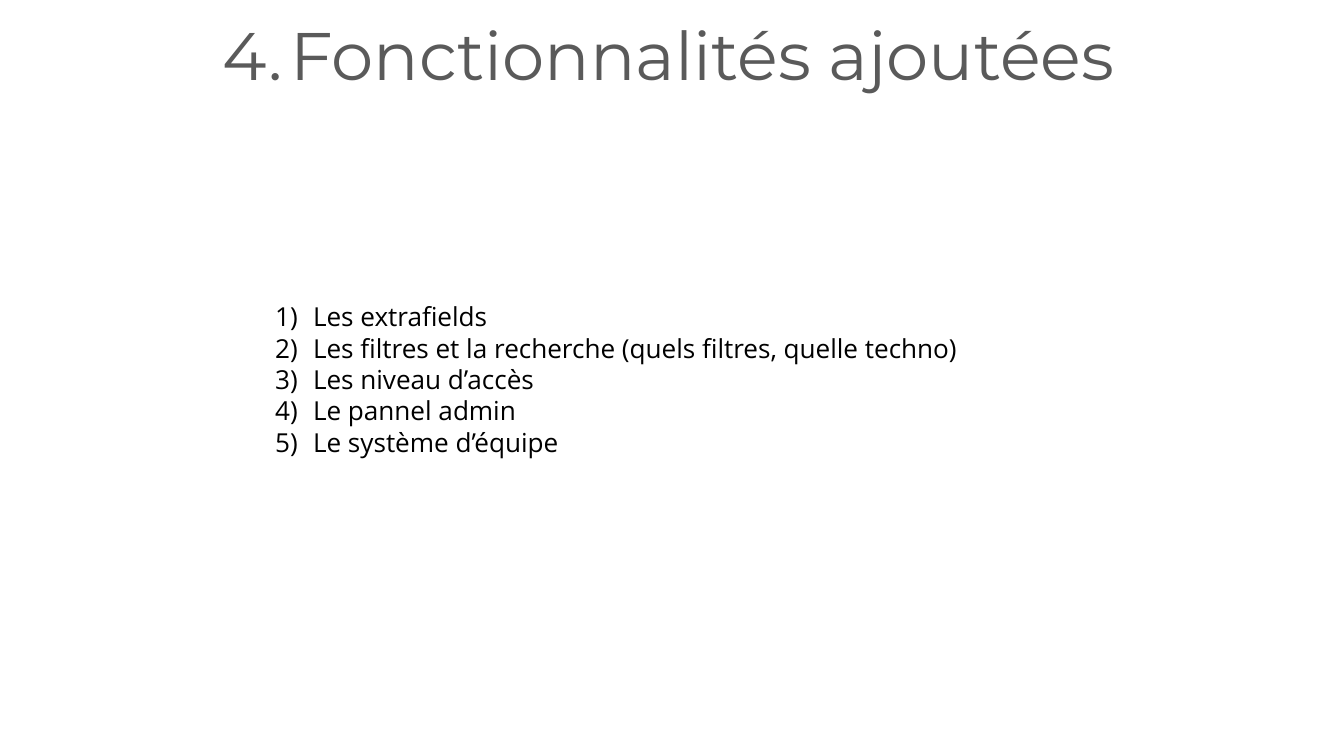
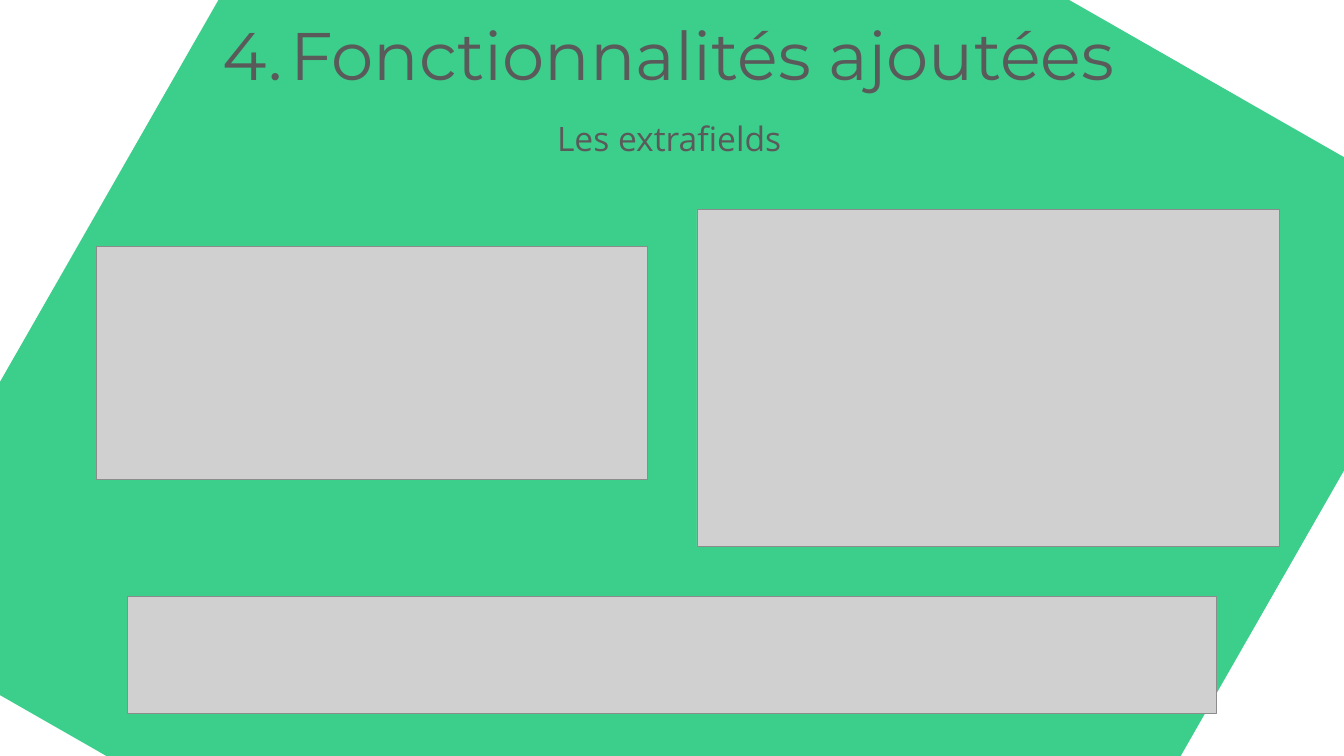
Before and after one commit to Kikuichimonji/Colorfull-CRM, a slide deck: slide 6 of ressources/colorfullcrm.pptx. Drawn at 1344x756 pixels with LibreOffice and Linux fonts; fonts in the diff are those of the drawing; grey boxes stand for pictures. Boxes give left, top, right and bottom in pixels: in the first picture for what was removed or moved away, otherwise in the second. Text is boxed around its words. In the diff, an @@ line names an element or a change of style, - is before the commit and + after.

```diff
--- a/ressources/colorfullcrm.pptx
+++ b/ressources/colorfullcrm.pptx
@@ rectangle added at [0,0,1344,756], fill #3CCE8B @@
@@ text added at [557,125,781,151], 36 pt, text #5A5A5A @@
+Les extrafields
@@ picture added at [697,210,1279,546] @@
@@ picture added at [97,246,647,479] @@
@@ text removed at [313,306,957,459] @@
-1) Les extrafields
-2) Les filtres et la recherche (quels filtres, quelle techno)
-3) Les niveau d’accès
-4) Le pannel admin
-5) Le système d’équipe
@@ picture added at [128,597,1217,714] @@
```
Also in this commit, not shown: 6 other slides changed, 6 slides added, 15 slides removed, 6 other files.
